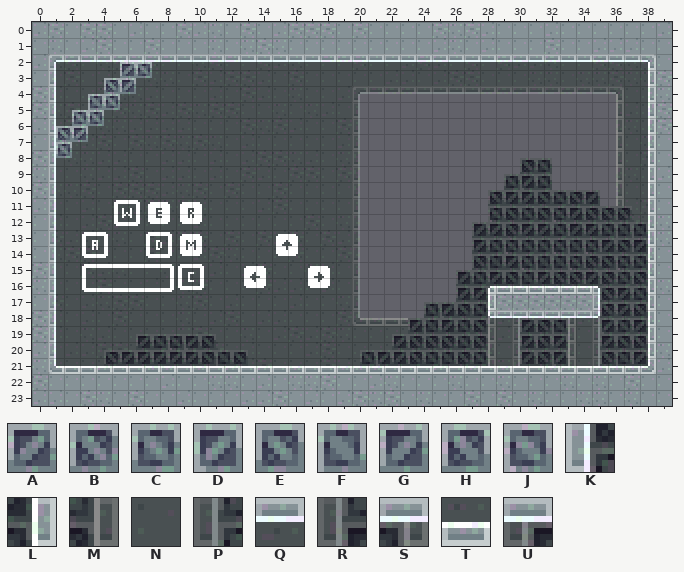
A Tiled map gets an edit: assets/tiledmaps/maps/main_menu_map.tmx. The picture above was drawn from the file before the commit.
Cells are 8x8 px. Shown: x 0..39, y 0..23. Layer "Group Layer 1/Tile Layer 3" is drawn 4,4 px off the grid.
Key: from "grating": A 0, B 1, C 2, D 3, E 4, F 5, G 6, H 7, J 8; from "panels": K 2, L 6, M 12, N 13, P 14, Q 19, R 20, S 21, T 22, U 23.
_ is an empty cell, # one hidden under a higher layer.
Layers that did not change in this view are not listed.
Layer "Group Layer 1/Tile Layer 3" before, first column x 0:
 5 _____________________________________
 6 _____________________________________
 7 _____________________________________
 8 ______________________________BC_____
 9 _____________________________CDC_____
10 ____________________________HAAECBG__
11 ____________________________JECEJABBB
12 ___________________________GABAACGACF
13 ___________________________ACJCCJFJGE
14 ___________________________BFAJFFJBEJ
15 __________________________GCAEFABBGBC
16 __________________________AAJFDBBECBA
17 ________________________CDECCGHAFJBHA
18 _______________________AFACECAGBFAFDC
19 ______ACJDE___________ABBBCBGCAHACHAE
20 ____BAAAAAEFE_______CDAHCFBCHEGBDABBF
21 ___________________________HJGAJGGJFA
22 _____________________________________
23 _____________________________________
Layer "Group Layer 1/Tile Layer 5" before, first column x 24:
 7 ________________
 8 ________________
 9 ________________
10 ________________
11 ________________
12 ________________
13 ________________
14 ________________
15 ________________
16 ________________
17 ____L##__##K____
18 ____SQU__SQU____
19 ____MQR__SNP____
The result:
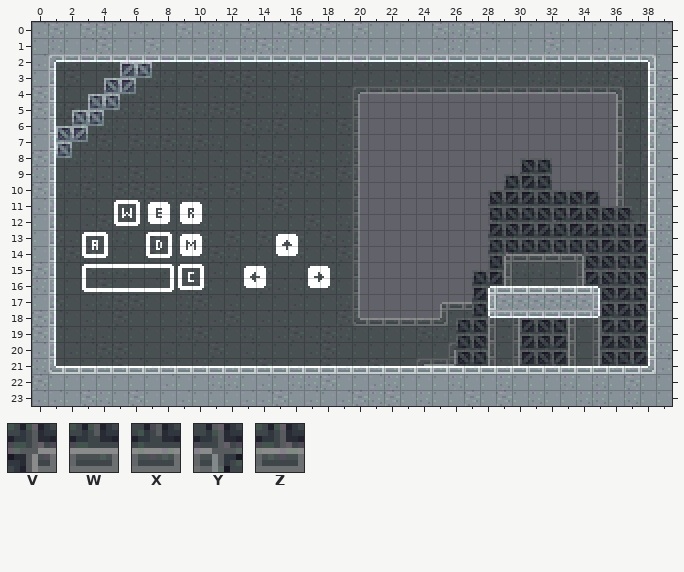
Further tiles: from "panels": V 0, W 1, X 4, Y 5, Z 7.
See-through tiles are keyed as they look on the map.
Changes in this commit:
Changed rows in their new state; . is an unchanged cell.
Layer "Group Layer 1/Tile Layer 3":
first column x 4:
12 ......................._
13 ......................._
14 ......................._
15 ......................_.
16 ......................_.
17 ....................___.
18 ...................___..
19 .._____...........____..
20 _________.......______..
Layer "Group Layer 1/Tile Layer 5":
first column x 29:
14 VXWZZY
15 MTTQNR
16 MNNQNU
